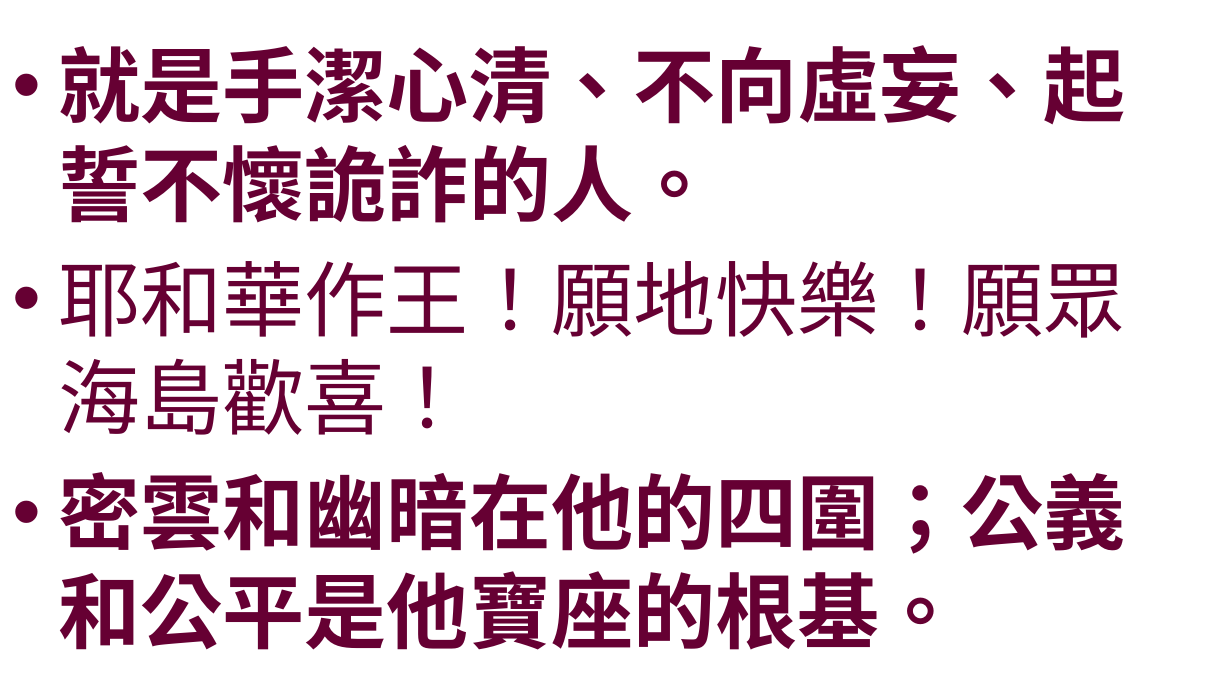
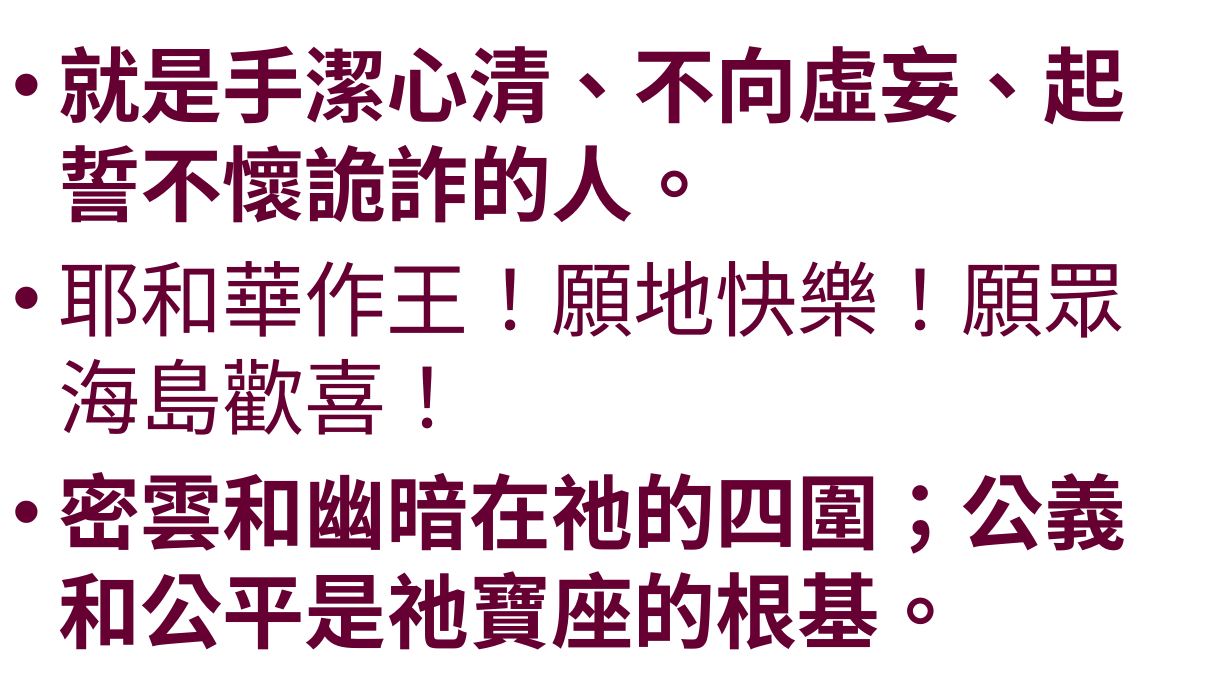
Before and after one commit to batisuoc/worship-resources, a slide deck: slide 5 of 3神的威權.pptx. Drawn at 1232x693 pixels with LibreOffice and Linux fonts; fonts in the diff are those of the drawing; background and template pictures are left out. Boxes give left, top, right and bottom in pixels: in the first picture for what was removed or moved away, otherwise in the second. Text is boxed around its words. In the diff, an @@ line names an element or a change of style, - is before the commit and + after.

```diff
--- a/3神的威權.pptx
+++ b/3神的威權.pptx
@@ text at <box>58,472,1126,650</box>: text changed @@
-• 密雲和幽暗在他的四圍；公義和公平是他寶座的根基。
+• 密雲和幽暗在祂的四圍；公義和公平是祂寶座的根基。
```
Also in this commit, not shown: 5 other slides changed, 1 other file.
